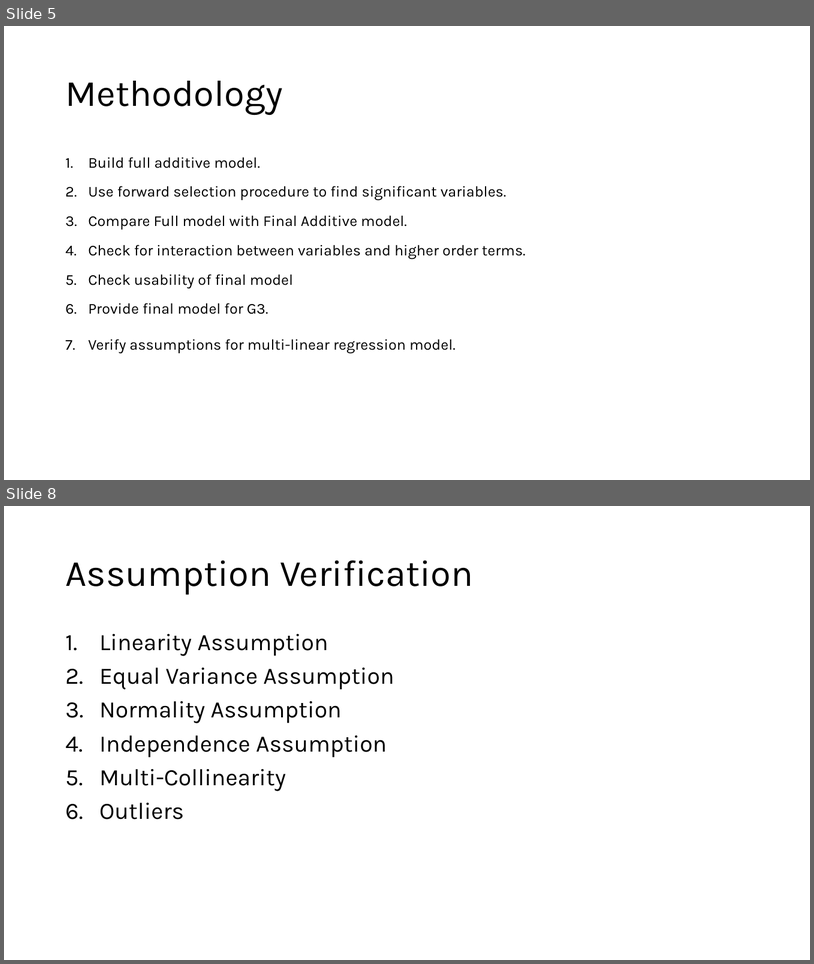
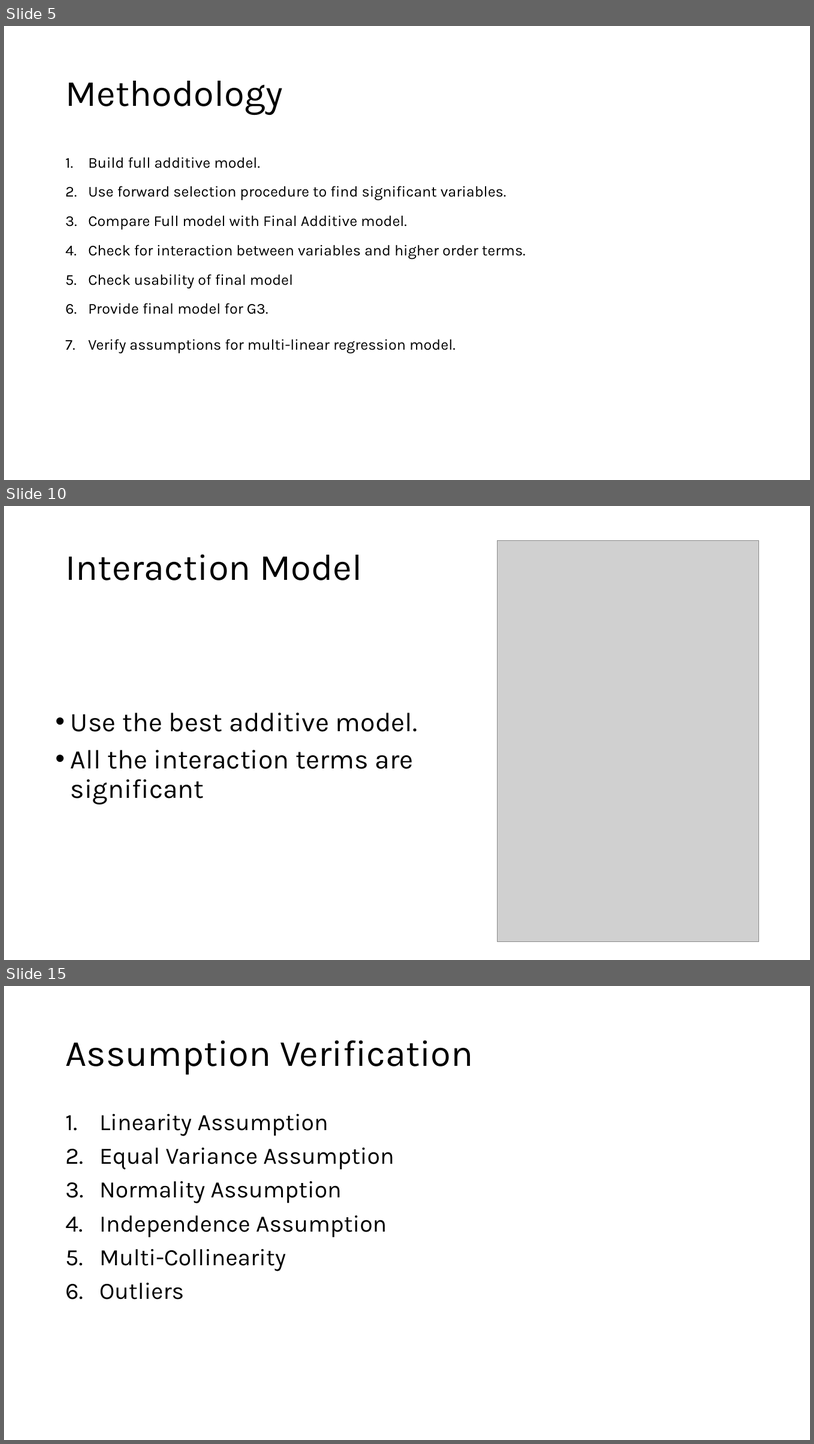
Before and after one commit to prs-sharma9/DATA-603_PROJECT, a slide deck: Final_Presentation.pptx. Shown one above the other, each under a label of ours: slides 5 and 8 before the commit, slides 5, 10 and 15 after it; the slides between them are not shown. The pictures are 814x964 and 814x1444 pixels, drawn with LibreOffice and Linux fonts; fonts in the diff are those of the drawing; grey boxes stand for pictures. Boxes give left, top, right and bottom in pixels: in the first picture for what was removed or moved away, otherwise in the second. Text is boxed around its words. In the diff, an @@ line names an element or a change of style, - is before the commit and + after.

```diff
--- a/Final_Presentation.pptx
+++ b/Final_Presentation.pptx
@@ slide 10 added at [4,506,810,960], background #FFFFFF @@
@@ picture added at [498,540,759,942] @@
@@ title added at [65,554,362,580], 44 pt, text #000000 @@
+Interaction Model
@@ text added at [71,712,417,804], 32 pt, text #000000 @@
+• Use the best additive model.
+• All the interaction terms are significant
@@ what was slide 8 is now slide 15 @@
```
Also in this commit, not shown: 1 slide changed, 7 other slides added, 1 slide removed, 1 other file.
